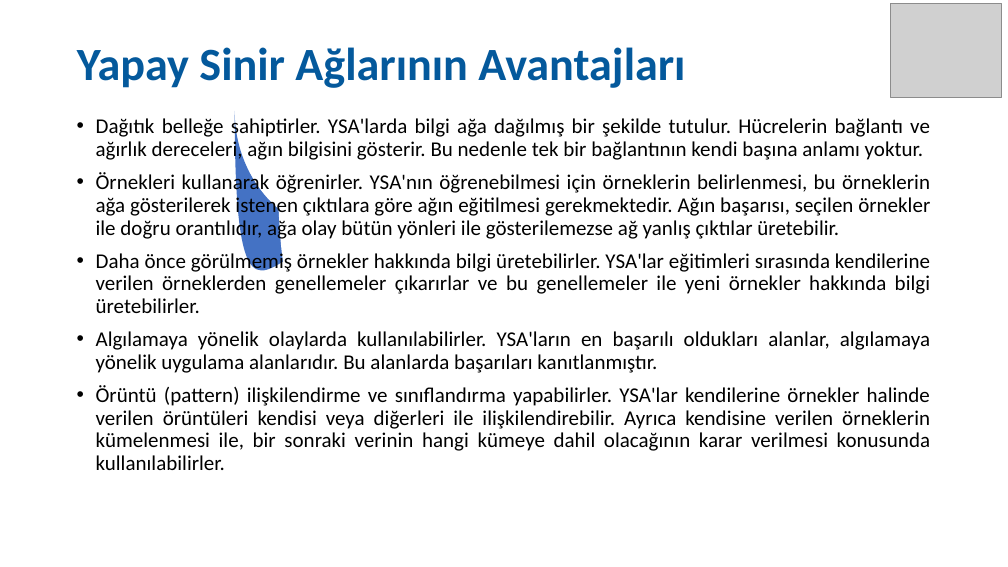
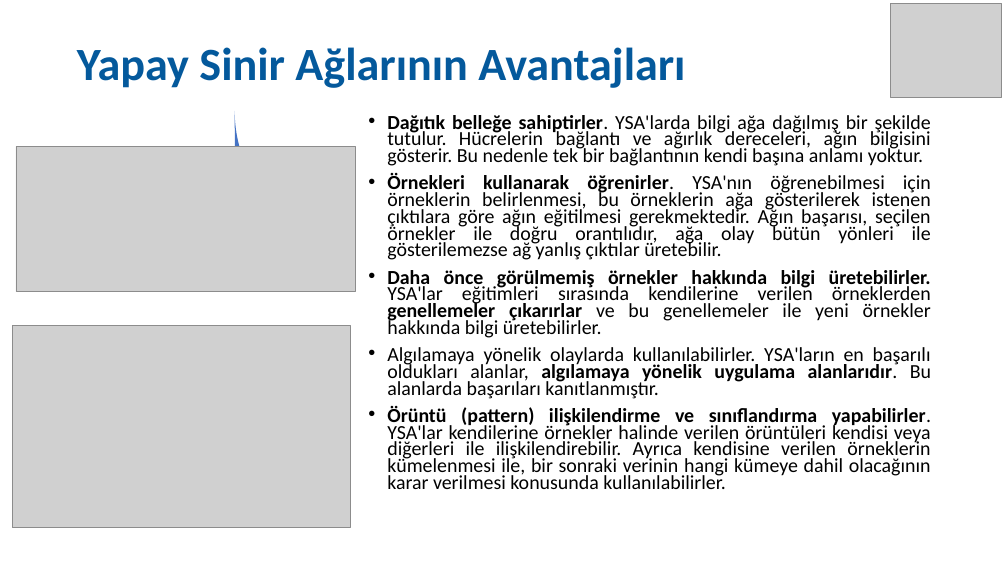
Before and after one commit to SevdanurGENC/Artificial-Neural-Networks-Lecture-Notes, a slide deck: slide 5 of Notes/01. Bolum - Yapay Sinir Aglari.ppt. Drawn at 1008x567 pixels with LibreOffice and Linux fonts; fonts in the diff are those of the drawing; grey boxes stand for pictures. Boxes give left, top, right and bottom in pixels: in the first picture for what was removed or moved away, otherwise in the second. Text is boxed around its words. In the diff, an @@ line names an element or a change of style, - is before the commit and + after.

```diff
--- a/Notes/01. Bolum - Yapay Sinir Aglari.ppt
+++ b/Notes/01. Bolum - Yapay Sinir Aglari.ppt
@@ text "Dağıtık belleğe sahiptirler. YSA'larda bilgi ...": place and size @@
-text "Dağıtık belleğe sahiptirler. YSA'larda bilgi ..." at [96, 116, 930, 470]
+text "Dağıtık belleğe sahiptirler. YSA'larda bilgi ..." at [387, 115, 931, 489]
@@ text "Dağıtık belleğe sahiptirler. YSA'larda bilgi ..." at [387, 115, 931, 489]: size 20 to 19 pt; bold on in "Dağıtık belleğe sahiptirler.", "Örnekleri kullanarak öğrenirler.", "Daha önce görülmemiş örnekler hakkında bilgi üretebilirler. ...", "algılamaya yönelik uygulama alanlarıdır." and 1 more places; line spacing 0.9 to 0.7 @@
@@ picture added at [16, 147, 355, 292] @@
@@ picture added at [12, 325, 350, 527] @@
```
Also in this commit, not shown: 20 other slides changed, 1 slide added.
